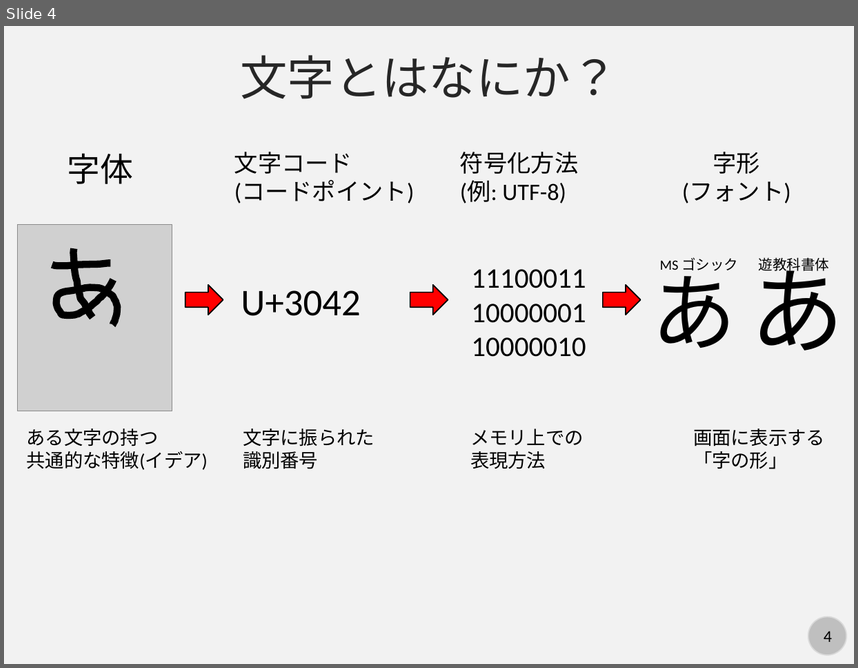
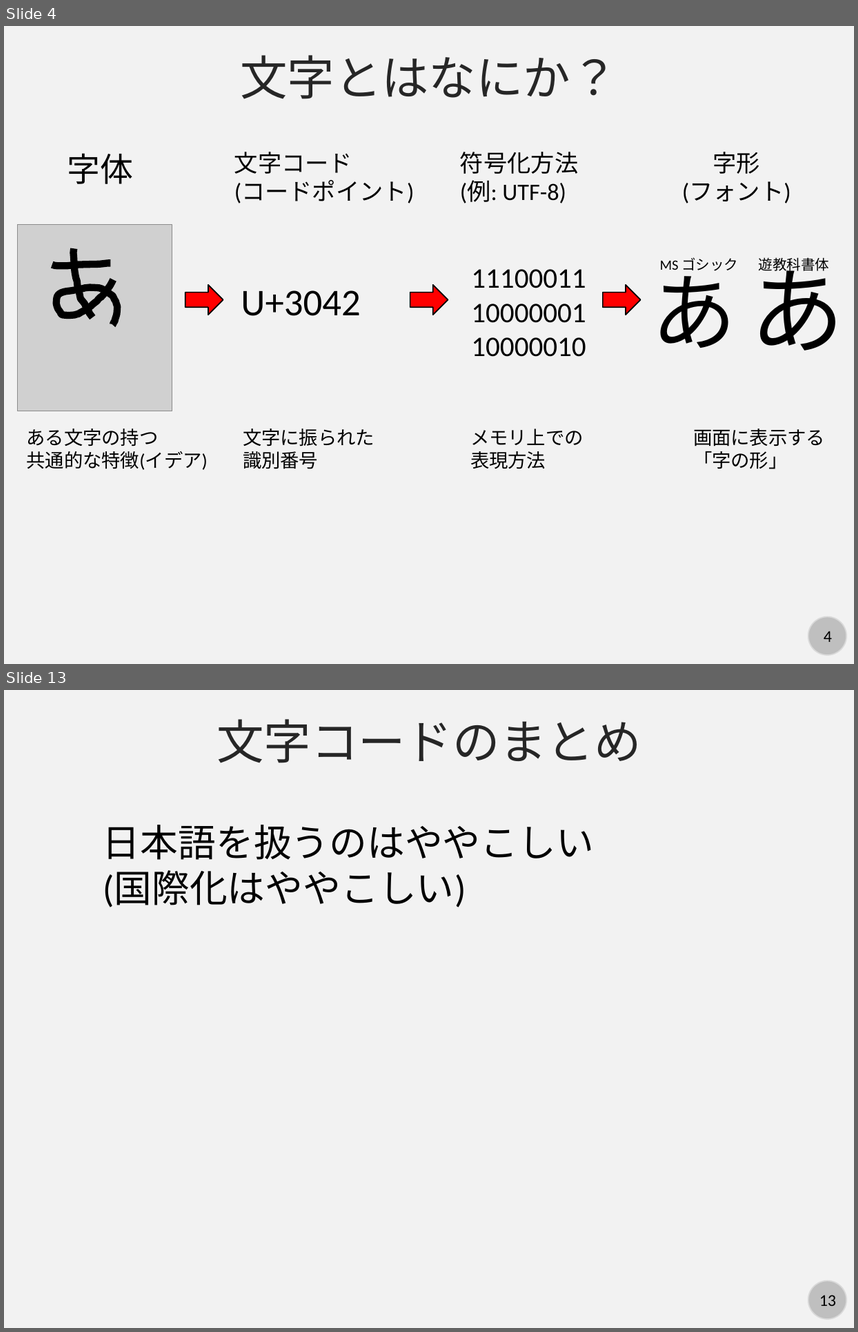
Before and after one commit to kaityo256/python_zero, a slide deck: string/fig/slide.pptx. Shown one above the other, each under a label of ours: slide 4 before the commit, slides 4 and 13 after it; the slides between them are not shown. The pictures are 858x668 and 858x1332 pixels, drawn with LibreOffice and Linux fonts; fonts in the diff are those of the drawing; grey boxes stand for pictures. Boxes give left, top, right and bottom in pixels: in the first picture for what was removed or moved away, otherwise in the second. Text is boxed around its words. In the diff, an @@ line names an element or a change of style, - is before the commit and + after.

```diff
--- a/string/fig/slide.pptx
+++ b/string/fig/slide.pptx
@@ slide 13 added at [4,690,854,1328], background #F2F2F2; not listed: 2 template elements that a slide beside it also shows @@
@@ text added at [217,719,641,763], 40 pt, text #262626 @@
+文字コードのまとめ
@@ text added at [103,825,594,907], 32 pt, text #000000 @@
+日本語を扱うのはややこしい
+(国際化はややこしい)
```
Also in this commit, not shown: 3 slides changed, 7 other slides added, 7 other files.
